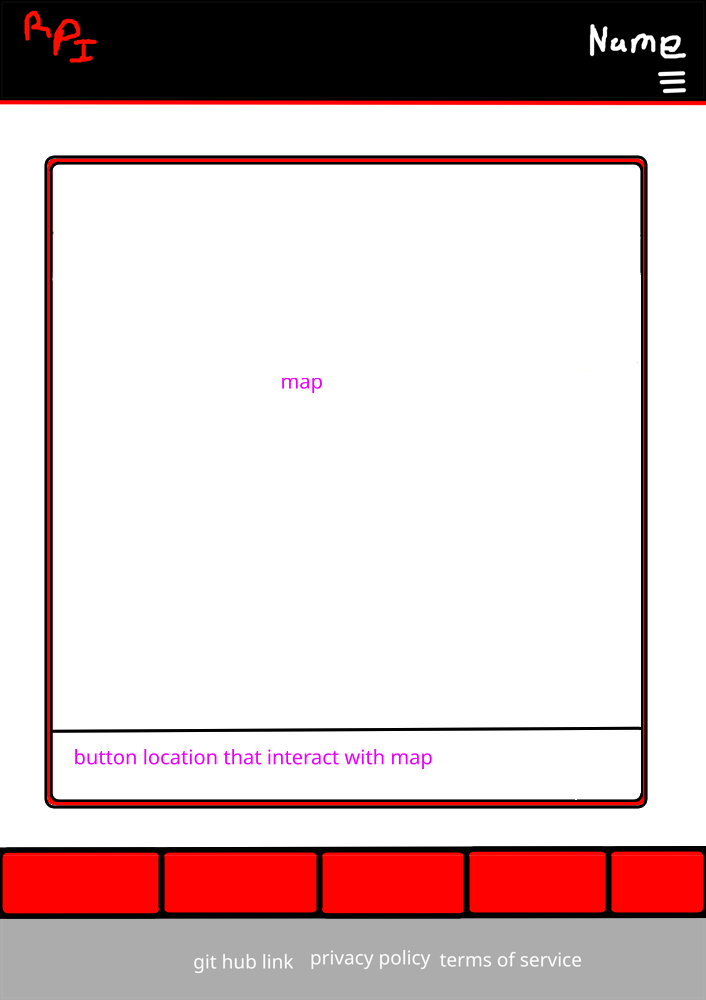
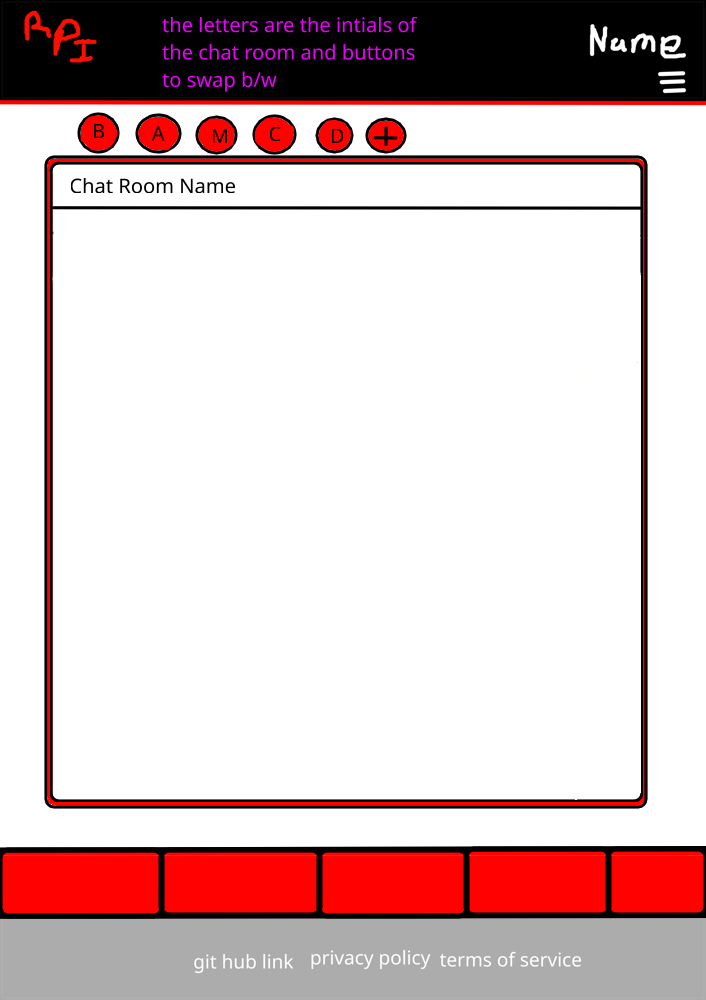
Before/after of a (706, 1000) layered artwork. What changed in the layer stack:
added layer "chat template" above "map template Merged" over [left=52, top=17, right=641, bottom=769]
hid "map template Merged" over [left=52, top=128, right=641, bottom=769]
